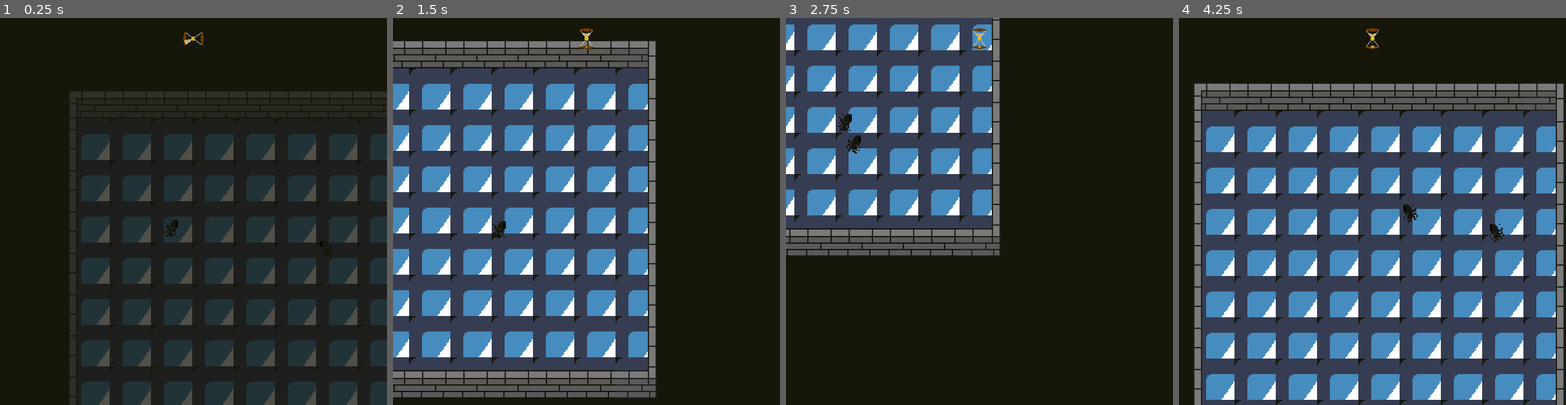
Above: before the commit, frames 1-4 (left to right).
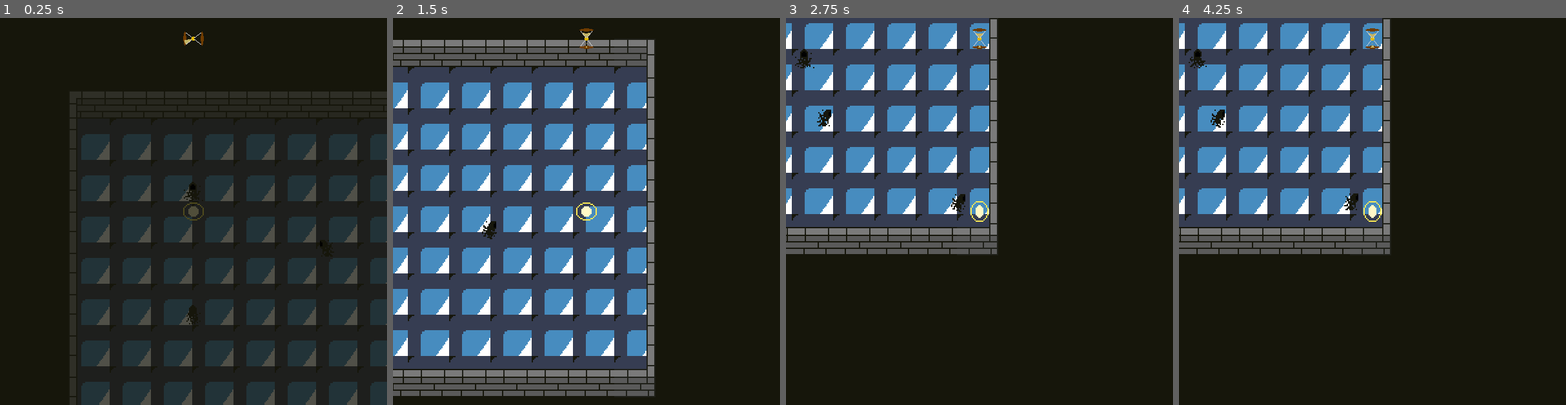
Above: after the commit, the same moments.

Repository: the-alex-g/LD51
Game: Godot game, scene res://Main/Main.tscn
Two runs of this game, one before a commit and one after it. Both use one fixed random seed, a clock stepped at 60 frames per second and the inputs below. The engine's default icon, where the game draws it, is replaced by a stand-in: a white triangle on a blue panel in a dark square.
Inputs (mouse positions are in pixels of both pictures, inside the frame that each line leads up to):
- Up to frame 1 (0.25 s): no input
- Up to frame 2 (1.5 s): move the mouse to (671, 192) at 0.52 s; hold D (right) 0.53-1.28 s; right-click (671, 192) at 0.6 s; move the mouse to (509, 230) at 1.27 s; hold S (down) from 1.28 s (still down); right-click (509, 230) at 1.35 s
- Up to frame 3 (2.75 s): move the mouse to (1018, 126) at 2.02 s; release S (down) at 2.03 s; hold D (right) from 2.03 s (still down); tap Space (primary_attack) at 2.1 s; right-click (1018, 126) at 2.3 s
- Up to frame 4 (4.25 s): move the mouse to (1353, 288) at 2.77 s; release D (right) at 2.78 s; hold W (up) 2.78-3.53 s; click (1353, 288) at 2.85 s; right-click (1353, 288) at 3.05 s; move the mouse to (1488, 269) at 3.52 s; hold A (left) from 3.53 s (still down); right-click (1488, 269) at 3.6 s

The runs differ from the first frame. In frame 1, 0.3% of the frame differs, in the area x 42-53%, y 42-80%; in frame 2, 11%; in frame 3, 8.0%; in frame 4, 83%, in the area x 0-100%, y 0-100%.

Commit message:
Add poor player art and attack anims

Diff:
--- a/project/Player/Player.gd
+++ b/project/Player/Player.gd
@@ -24,6 +24,8 @@
 onready var _hit_area = $HitArea as Area2D
 onready var _hit_area_collision_shape = $HitArea/CollisionShape2D as CollisionShape2D
 onready var _cooldown_timer = $CooldownTimer as Timer
+onready var _sprite = $Sprite as AnimatedSprite
+onready var _animation_player = $Attack as AnimationPlayer
 
 
 func _physics_process(delta:float)->void:
@@ -48,6 +50,11 @@
 		if Input.is_action_just_pressed("heavy_attack"):
 			_attack(AttackKey.HEAVY)
 
+	if abs(movement_direction.x) > abs(movement_direction.y):
+		_sprite.play("Horizontal")
+	else:
+		_sprite.play("Vertical")
+
 
 func _attack(type:int)->void:
 	_can_attack = false
@@ -62,6 +69,7 @@
 
 
 func _execute_primary_attack()->void:
+	_animation_player.play("Primary")
 	if _primary_attacks.has(AttackKey.PRIMARY):
 		var index := _primary_attacks.find(AttackKey.PRIMARY)
 		_primary_attacks[index] = AttackKey.SPENT
@@ -78,6 +86,7 @@
 
 func _execute_heavy_attack()->void:
 	if _heavy_attacks.has(AttackKey.HEAVY):
+		_animation_player.play("Heavy")
 		var index := _heavy_attacks.find(AttackKey.HEAVY)
 		_heavy_attacks[index] = AttackKey.SPENT
 
--- a/project/Player/Player.tscn
+++ b/project/Player/Player.tscn
@@ -1,11 +1,97 @@
-[gd_scene load_steps=5 format=2]
+[gd_scene load_steps=14 format=2]
 
 [ext_resource path="res://Player/Player.gd" type="Script" id=1]
 [ext_resource path="res://Scenery/Blackout.png" type="Texture" id=2]
+[ext_resource path="res://Player/Player.png" type="Texture" id=3]
 
 [sub_resource type="CircleShape2D" id=1]
+radius = 8.0
 
 [sub_resource type="CircleShape2D" id=2]
+
+[sub_resource type="AtlasTexture" id=3]
+atlas = ExtResource( 3 )
+region = Rect2( 0, 0, 16, 16 )
+
+[sub_resource type="AtlasTexture" id=4]
+atlas = ExtResource( 3 )
+region = Rect2( 0, 16, 16, 16 )
+
+[sub_resource type="SpriteFrames" id=5]
+animations = [ {
+"frames": [ SubResource( 3 ) ],
+"loop": true,
+"name": "Horizontal",
+"speed": 5.0
+}, {
+"frames": [ SubResource( 4 ) ],
+"loop": true,
+"name": "Vertical",
+"speed": 5.0
+} ]
+
+[sub_resource type="Shader" id=6]
+code = "shader_type canvas_item;
+
+uniform vec3 color = vec3(1, 1, 1);
+uniform float intensity = 0;
+
+
+void fragment() {
+	COLOR = vec4(color.x, color.y, color.x, intensity - distance(UV, vec2(0.5, 0.5)) * intensity * 2.0);
+}"
+
+[sub_resource type="ShaderMaterial" id=7]
+shader = SubResource( 6 )
+shader_param/color = Vector3( 1, 1, 1 )
+shader_param/intensity = 0.0
+
+[sub_resource type="Animation" id=10]
+resource_name = "Heavy"
+length = 0.5
+tracks/0/type = "value"
+tracks/0/path = NodePath("AttackSprite:material:shader_param/intensity")
+tracks/0/interp = 1
+tracks/0/loop_wrap = true
+tracks/0/imported = false
+tracks/0/enabled = true
+tracks/0/keys = {
+"times": PoolRealArray( 0, 0.1, 0.5 ),
+"transitions": PoolRealArray( 4.92458, 7.72748, 1 ),
+"update": 0,
+"values": [ 0.0, 1.3, 0.0 ]
+}
+
+[sub_resource type="Animation" id=8]
+resource_name = "Primary"
+length = 0.5
+tracks/0/type = "value"
+tracks/0/path = NodePath("AttackSprite:material:shader_param/intensity")
+tracks/0/interp = 1
+tracks/0/loop_wrap = true
+tracks/0/imported = false
+tracks/0/enabled = true
+tracks/0/keys = {
+"times": PoolRealArray( 0, 0.2, 0.5 ),
+"transitions": PoolRealArray( 1.62451, 3.24901, 1 ),
+"update": 0,
+"values": [ 0.0, 1.0, 0.0 ]
+}
+
+[sub_resource type="Animation" id=9]
+length = 0.001
+tracks/0/type = "value"
+tracks/0/path = NodePath("AttackSprite:material:shader_param/intesity")
+tracks/0/interp = 1
+tracks/0/loop_wrap = true
+tracks/0/imported = false
+tracks/0/enabled = true
+tracks/0/keys = {
+"times": PoolRealArray( 0 ),
+"transitions": PoolRealArray( 1 ),
+"update": 0,
+"values": [ 0.0 ]
+}
 
 [node name="Player" type="KinematicBody2D"]
 script = ExtResource( 1 )
@@ -30,4 +116,17 @@
 current = true
 zoom = Vector2( 0.5, 0.5 )
 
+[node name="Sprite" type="AnimatedSprite" parent="."]
+frames = SubResource( 5 )
+animation = "Horizontal"
+
+[node name="AttackSprite" type="Sprite" parent="."]
+material = SubResource( 7 )
+texture = ExtResource( 2 )
+
+[node name="Attack" type="AnimationPlayer" parent="."]
+anims/Heavy = SubResource( 10 )
+anims/Primary = SubResource( 8 )
+anims/RESET = SubResource( 9 )
+
 [connection signal="timeout" from="CooldownTimer" to="." method="_on_CooldownTimer_timeout"]
--- a/project/Scenery/World.gd
+++ b/project/Scenery/World.gd
@@ -112,7 +112,7 @@
 func _create_enemies(at:Vector2)->void:
 	at *= 32
 	at += Vector2.ONE * ROOM_SIZE * 16
-	var total_enemies := 1 + randi() % 4
+	var total_enemies := 2 + randi() % 6
 	for i in total_enemies:
 		var enemy_position = (Vector2.RIGHT * 32 * ROOM_SIZE / 3).rotated(i * TAU / total_enemies) + at
 		emit_signal("add_enemy", enemy_position)
Binary file added: project/Player/Player.png
Not shown, added: project/Player/Player.png.import
Not shown, added: piskel_files/Player.piskel
